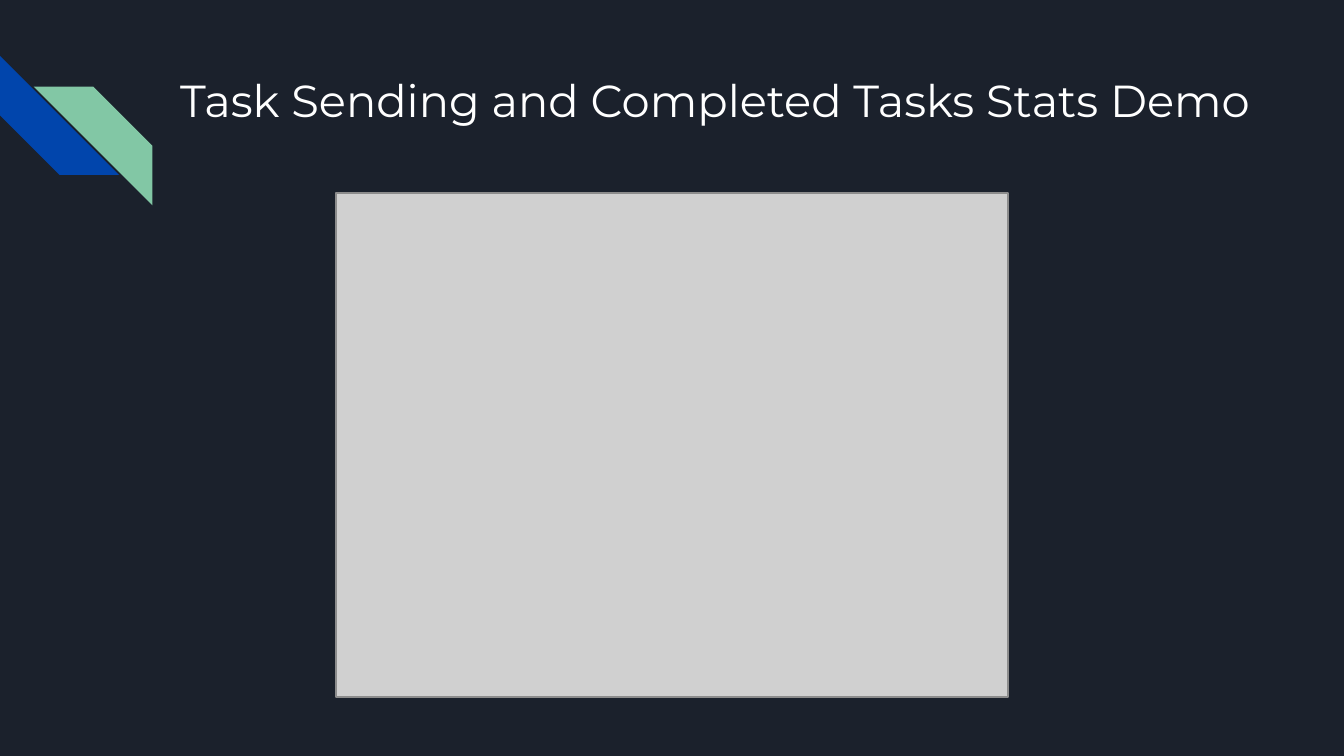
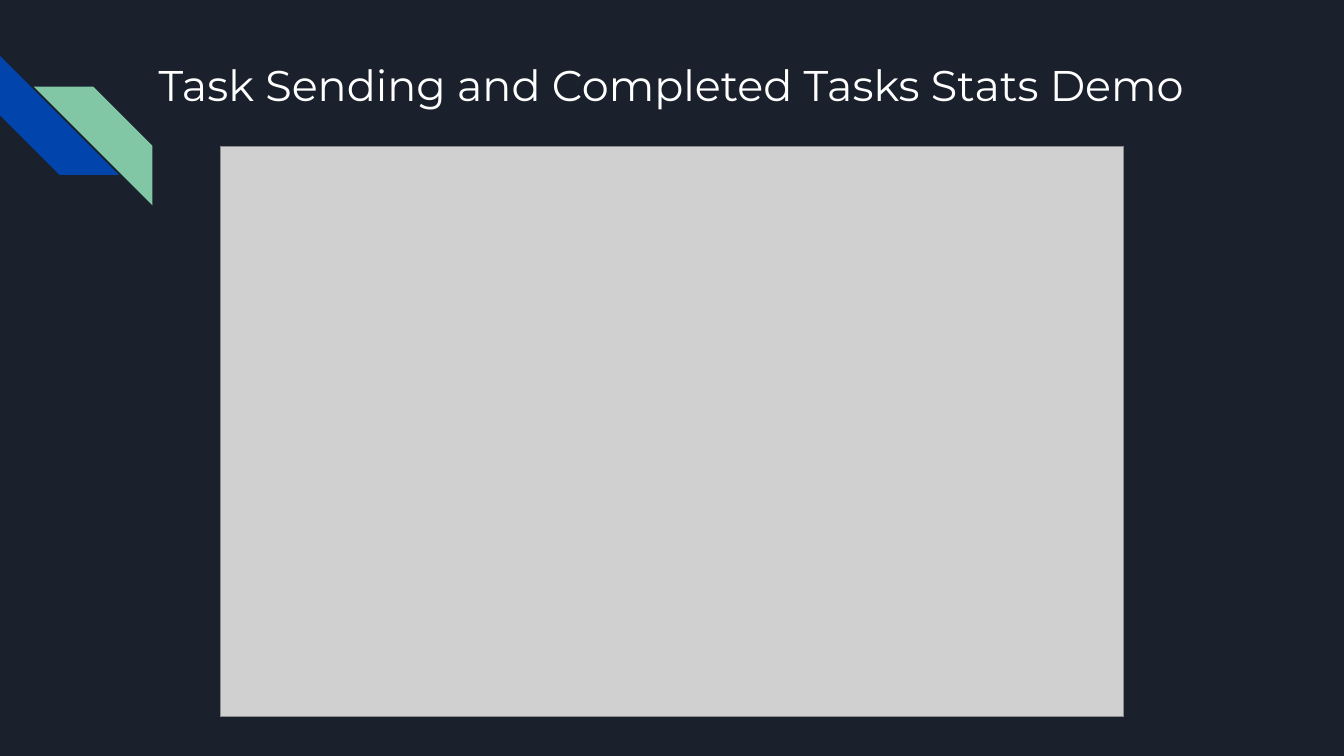
Before and after one commit to bggolden11/Wait-Less, a slide deck: slide 10 of Code/Wait-Less Presentation.pptx (slide 9 before the commit). Drawn at 1344x756 pixels with LibreOffice and Linux fonts; fonts in the diff are those of the drawing; grey boxes stand for pictures. Boxes give left, top, right and bottom in pixels: in the first picture for what was removed or moved away, otherwise in the second. Text is boxed around its words. In the diff, an @@ line names an element or a change of style, - is before the commit and + after.

```diff
--- a/Code/Wait-Less Presentation.pptx
+++ b/Code/Wait-Less Presentation.pptx
@@ title "Task Sending and Completed Tasks ...": place and size @@
-title "Task Sending and Completed Tasks ..." at (180, 83, 1250, 126)
+title "Task Sending and Completed Tasks ..." at (159, 69, 1184, 110)
@@ title "Task Sending and Completed Tasks ..." at (159, 69, 1184, 110): size 24 to 23 pt; alignment left to centre @@
@@ picture: place and size @@
-picture at (336, 194, 1008, 698)
+picture at (220, 146, 1124, 718)
```
Also in this commit, not shown: 2 other slides changed, 1 slide added, 2 other files.
